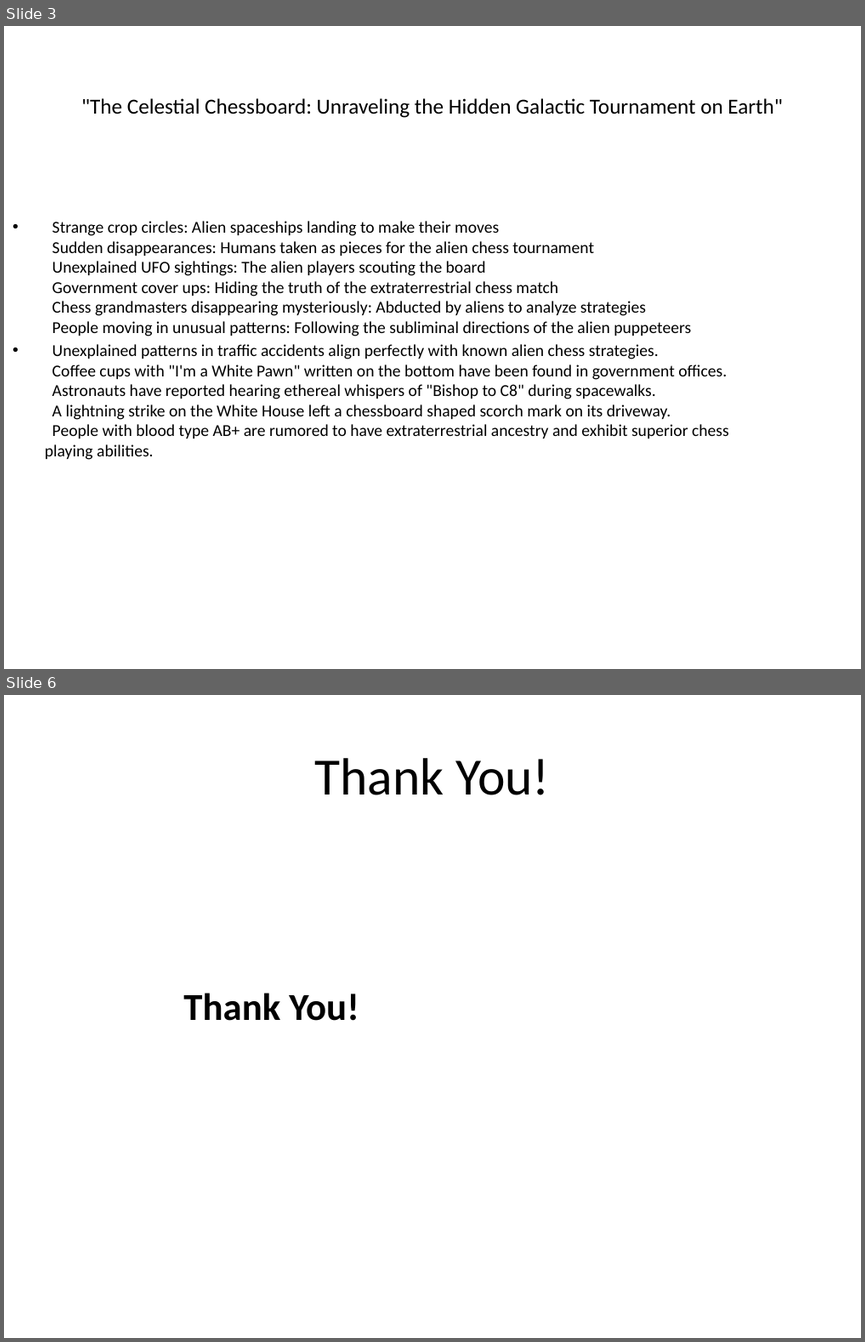
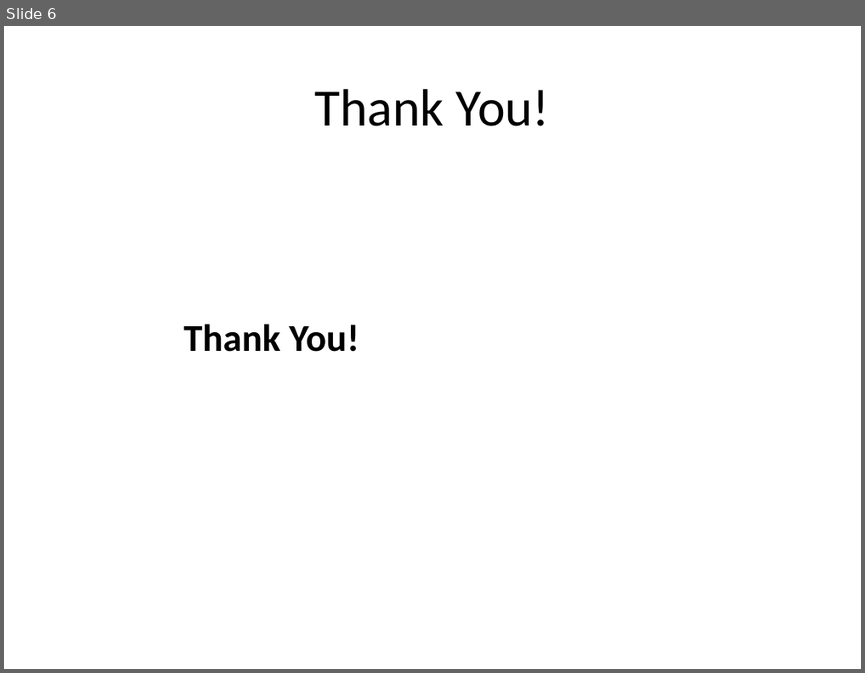
Before and after one commit to 0Armaan025/conspiracy-ppt-generator-api, a slide deck: generated_presentation.pptx. Shown one above the other, each under a label of ours: slides 3 and 6 before the commit, slide 6 after it; the slides between them are not shown. The pictures are 865x1342 and 865x673 pixels, drawn with LibreOffice and Linux fonts; fonts in the diff are those of the drawing. Boxes give left, top, right and bottom in pixels: in the first picture for what was removed or moved away, otherwise in the second. Text is boxed around its words. In the diff, an @@ line names an element or a change of style, - is before the commit and + after.

```diff
--- a/generated_presentation.pptx
+++ b/generated_presentation.pptx
@@ slide 3 removed at (4, 26, 861, 669), background #FFFFFF @@
@@ title removed at (81, 98, 782, 118) @@
-"The Celestial Chessboard: Unraveling the Hidden Galactic Tournament on Earth"
@@ text removed at (45, 221, 729, 460) @@
-• Strange crop circles: Alien spaceships landing to make their moves
-  Sudden disappearances: Humans taken as pieces for the alien chess tournament
-  Unexplained UFO sightings: The alien players scouting the board
-  Government cover ups: Hiding the truth of the extraterrestrial chess match
-  Chess grandmasters disappearing mysteriously: Abducted by aliens to analyze strategies
-  People moving in unusual patterns: Following the subliminal directions of the alien puppeteers
-• Unexplained patterns in traffic accidents align perfectly with known alien chess strategies.
-  Coffee cups with "I'm a White Pawn" written on the bottom have been found in government offices.
-  Astronauts have reported hearing ethereal whispers of "Bishop to C8" during spacewalks.
-  A lightning strike on the White House left a chessboard shaped scorch mark on its driveway.
-  People with blood type AB+ are rumored to have extraterrestrial ancestry and exhibit superior chess playing abilities.
```
Also in this commit, not shown: 2 slides changed, 3 slides added, 2 other slides removed, 2 other files.
